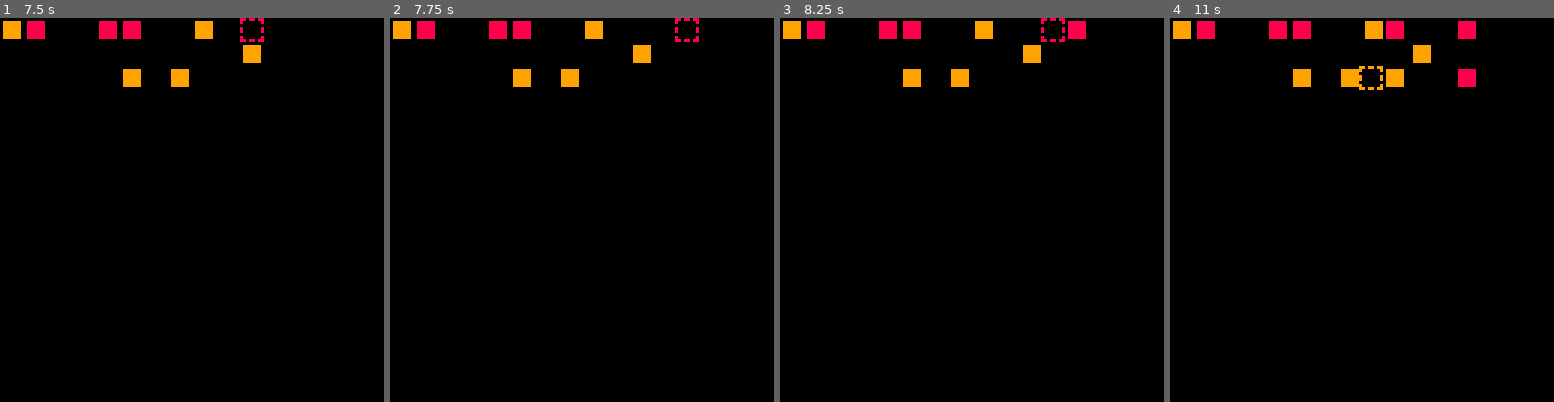
Above: before the commit, frames 1-4 (left to right).
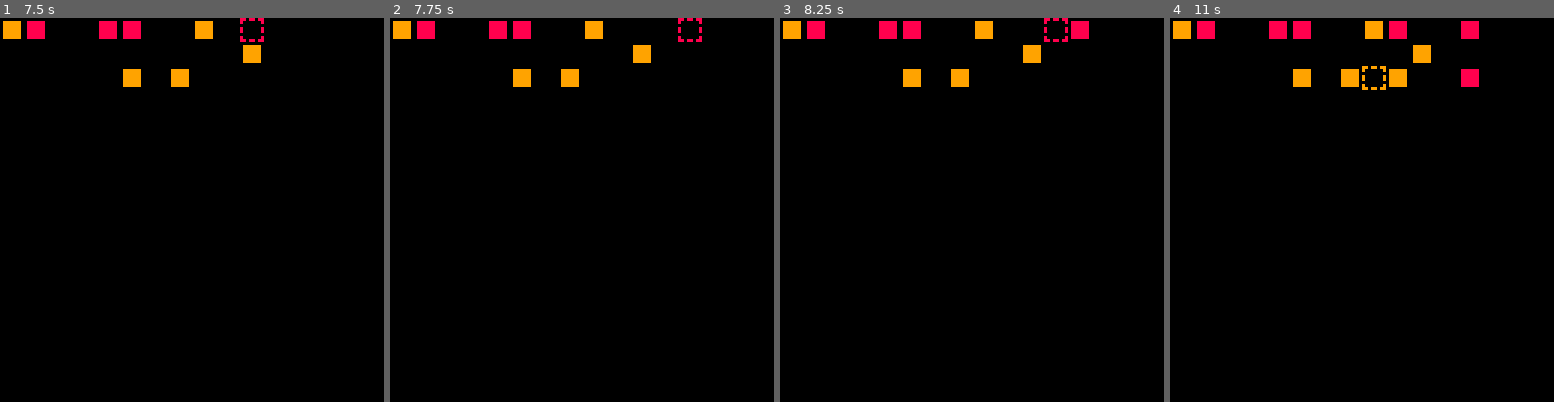
Above: after the commit, the same moments.

Repository: RobertoFreireFerrazPassos/pico8
Game: PICO-8 cartridge towerdefense.p8
Two runs of this game, one before a commit and one after it. Both use one fixed random seed, a clock stepped at 60 frames per second and the inputs below.
Inputs:
- Up to frame 1 (7.5 s): tap X (X key) at 0.33, 1.07, 1.85, 2.97, 4.08, 5.2, 6.32, 7.43 s; tap O (Z key) at 0.7, 1.7, 2.1, 2.5, 2.9, 3.3, 3.7, 4.1, 4.5, 4.9, 5.3, 5.7, 6.1, 6.5, 6.9, 7.3 s; hold Right 1.6-2.1 s; hold Up 2.15-2.42 s; hold Right 2.47-3.03 s; hold Left 3.08-3.58 s; hold Down 3.63-3.97 s; hold Right 4.02-4.68 s; hold Up 4.73-5.03 s; hold Left 5.08-5.68 s; hold Down 5.73-6.03 s; hold Right 6.08-6.58 s; hold Right 6.63-7.13 s; hold Up 7.18-7.45 s
- Up to frame 2 (7.75 s): hold Right from 7.5 s (still down); tap O (Z key) at 7.7 s
- Up to frame 3 (8.25 s): release Right at 8.07 s; tap O (Z key) at 8.1 s; hold Left from 8.12 s (still down)
- Up to frame 4 (11 s): tap O (Z key) every 0.4 s from 8.5 to 10.9 s; tap X (X key) at 8.55, 9.67, 10.78 s; release Left at 8.62 s; hold Down 8.67-9 s; hold Right 9.05-9.72 s; hold Up 9.77-10.07 s; hold Left 10.12-10.72 s; hold Down from 10.77 s (still down)

Frame 1 is identical in both runs. In frame 2, 0.2% of the frame differs, in the area x 74-82%, y 0-7%; in frame 3, 0.2%; in frame 4, 0.5%, in the area x 49-81%, y 0-19%.

Commit message:
update selector movement

Diff:
--- a/towerdefense.p8
+++ b/towerdefense.p8
@@ -99,9 +99,9 @@
 	tpi=1,--towertype index
 	move=function(_ENV)
 		if btn(0) then x=max(x - 8, 0) -- left
-		elseif btn(1) then x=min(x + 8, 95) -- right
+		elseif btn(1) then x=min(x + 8, 96) -- right
 		elseif btn(2) then y=max(y - 8, 0) -- up
-		elseif btn(3) then y=min(y + 8, 119) end -- down
+		elseif btn(3) then y=min(y + 8, 112) end -- down
 	end,
 	control=function(_ENV)
 		if not hm and (btn(0) or btn(1) or btn(2) or btn(3)) then
